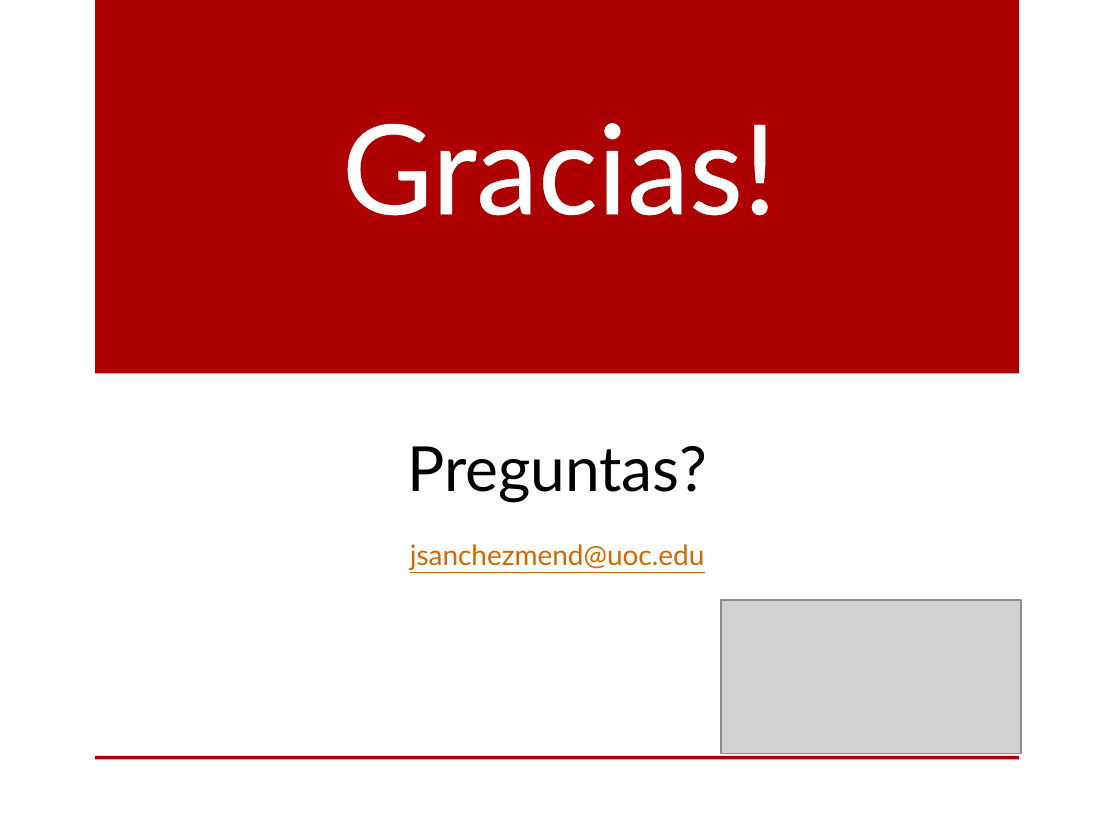
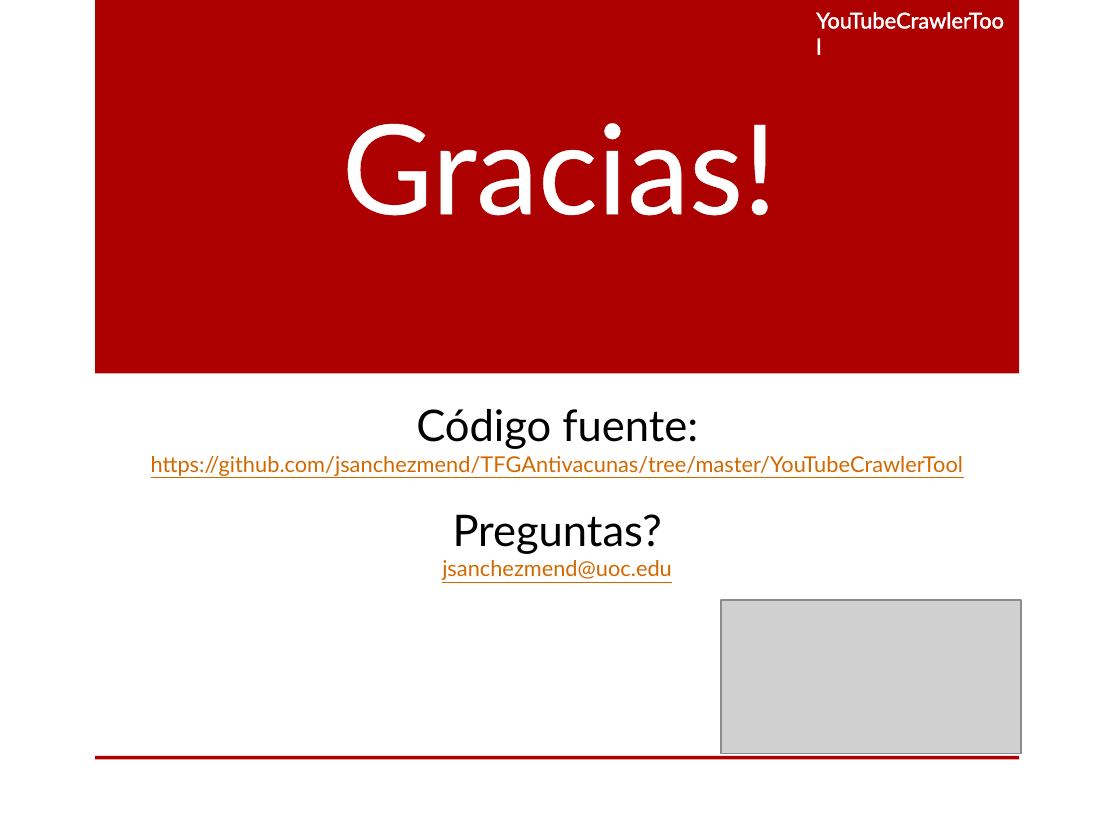
Before and after one commit to jsanchezmend/TFGAntivacunas, a slide deck: slide 14 of Presentacion/Presentation.pptx. Drawn at 1120x840 pixels with LibreOffice and Linux fonts; fonts in the diff are those of the drawing; grey boxes stand for pictures; background and template pictures are left out. Boxes give left, top, right and bottom in pixels: in the first picture for what was removed or moved away, otherwise in the second. Text is boxed around its words. In the diff, an @@ line names an element or a change of style, - is before the commit and + after.

Commit message:
Presentacion

```diff
--- a/Presentacion/Presentation.pptx
+++ b/Presentacion/Presentation.pptx
@@ text added at box(805, 1, 1017, 39), 14 pt, text #FFFFFF @@
+YouTubeCrawlerTool
@@ text "Código fuente:": place and size @@
-text "Código fuente:" at box(408, 446, 707, 570)
+text "Código fuente:" at box(151, 409, 963, 580)
@@ text at box(151, 409, 963, 476): paragraphs added @@
+Código fuente:
+https://github.com/jsanchezmend/TFGAntivacunas/tree/master/YouTubeCrawlerTool
@@ text at box(442, 514, 672, 580): size 40 to 28 pt in "Preguntas?"; size 18 to 14 pt in "jsanchezmend@uoc.edu" @@
```
Also in this commit, not shown: 10 other slides changed, 2 slides added, 2 slides removed.
